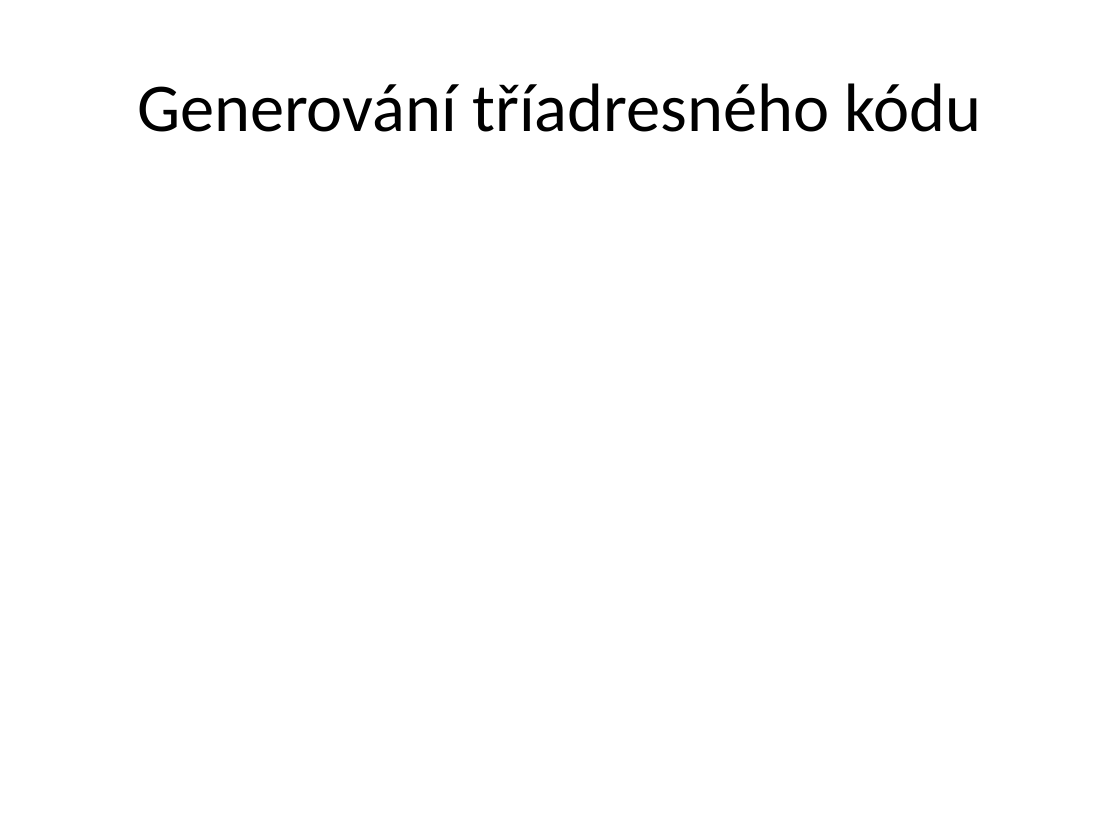
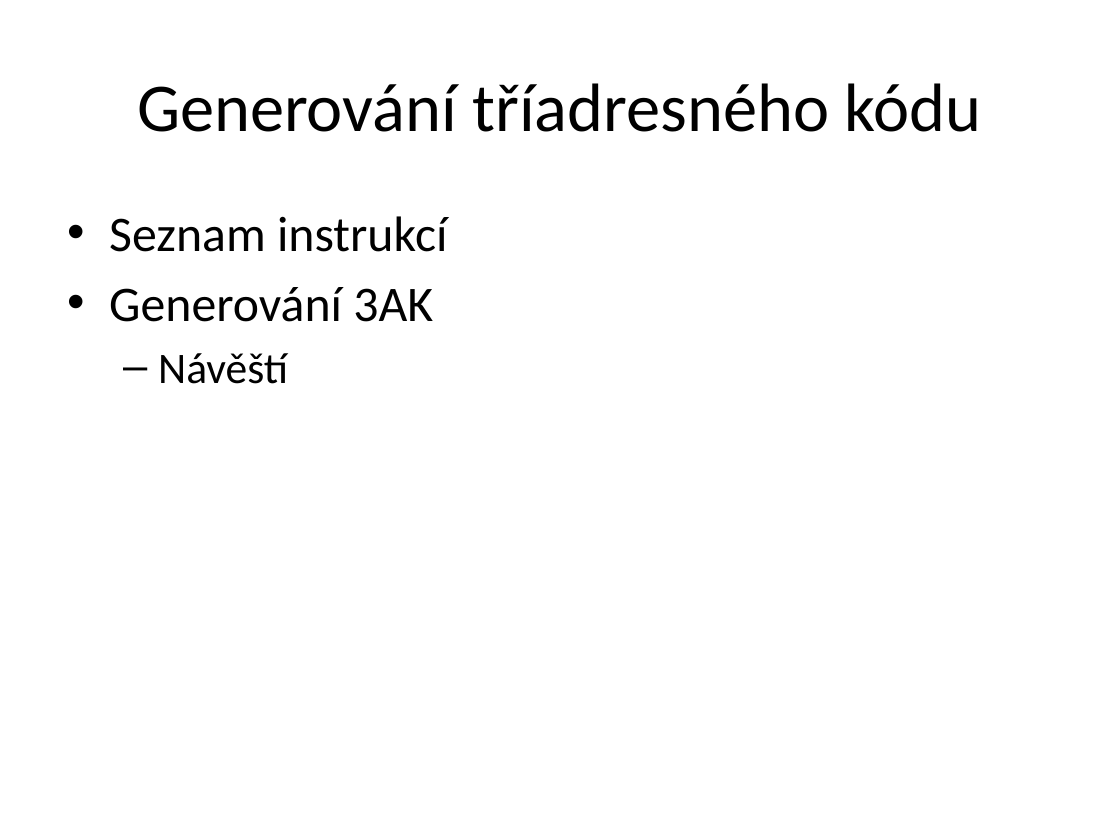
Before and after one commit to vojtond/Bugfree-ninja, a slide deck: slide 7 of sere hubou prdelí.pptx. Drawn at 1120x840 pixels with LibreOffice and Linux fonts; fonts in the diff are those of the drawing. Boxes give left, top, right and bottom in pixels: in the first picture for what was removed or moved away, otherwise in the second. Text is boxed around its words. In the diff, an @@ line names an element or a change of style, - is before the commit and + after.

```diff
--- a/sere hubou prdelí.pptx
+++ b/sere hubou prdelí.pptx
@@ text added at (109,216,447,384), 32 pt, text #000000 @@
+• Seznam instrukcí
+• Generování 3AK
+  – Návěští
```
Also in this commit, not shown: 1 slide added, 1 slide removed, 1 other file.
